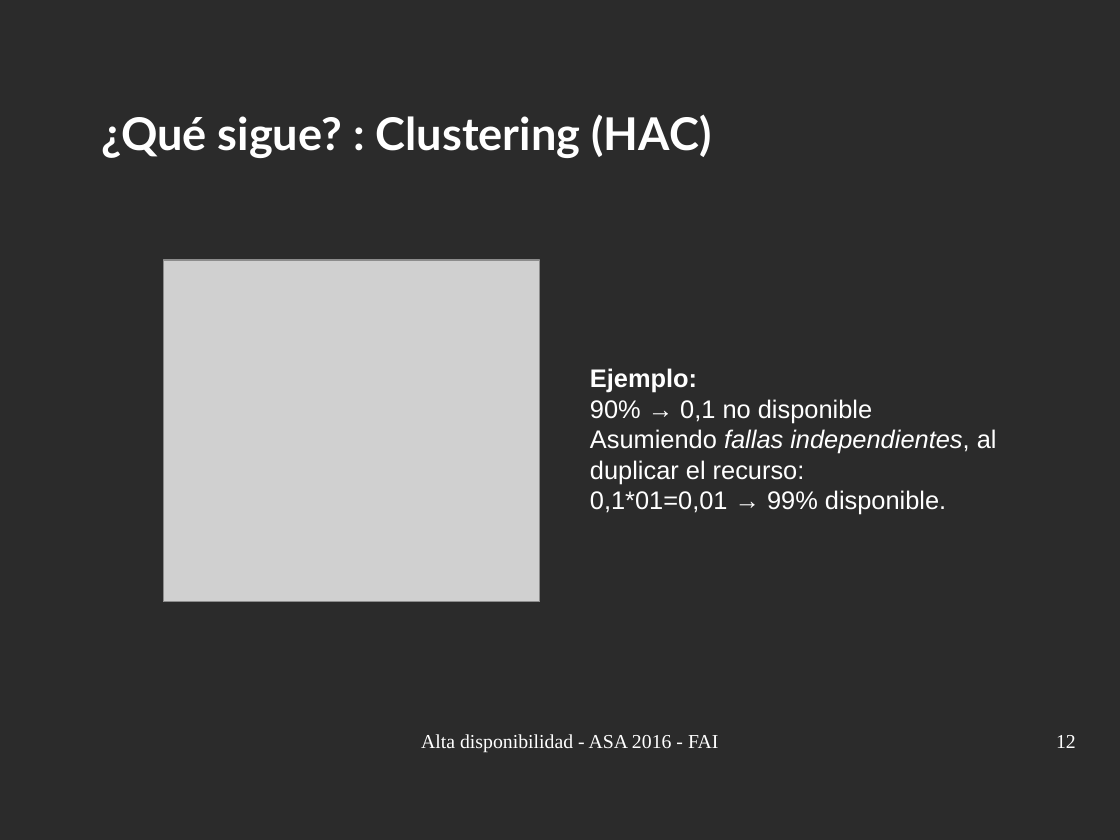
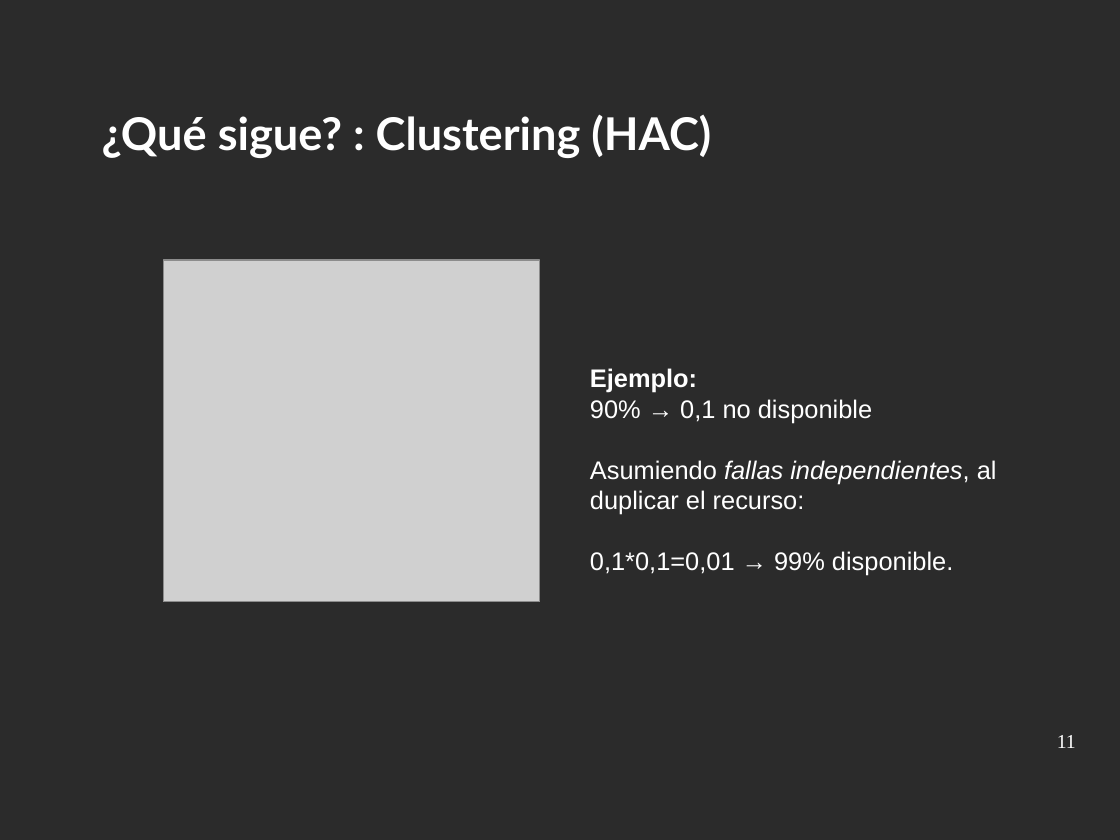
Before and after one commit to niniadcobre/asa, a slide deck: slide 11 of clases/ha.odp (slide 12 before the commit). Drawn at 1120x840 pixels with LibreOffice and Linux fonts; fonts in the diff are those of the drawing; grey boxes stand for pictures; background and template pictures are left out; a plain dark background stands for a picture behind light text. Boxes give left, top, right and bottom in pixels: in the first picture for what was removed or moved away, otherwise in the second. Text is boxed around its words. In the diff, an @@ line names an element or a change of style, - is before the commit and + after.

```diff
--- a/clases/ha.odp
+++ b/clases/ha.odp
@@ text at (x1=590, y1=551, x2=953, y2=575): text changed @@
-0,1*01=0,01 → 99% disponible.
+0,1*0,1=0,01 → 99% disponible.
@@ text removed at (x1=421, y1=734, x2=718, y2=753) @@
-Alta disponibilidad - ASA 2016 - FAI
@@ page number at (x1=1057, y1=735, x2=1076, y2=748): text changed @@
-12
+11
```
Also in this commit, not shown: 9 other slides changed, 2 slides added, 11 slides removed, 4 other files.
